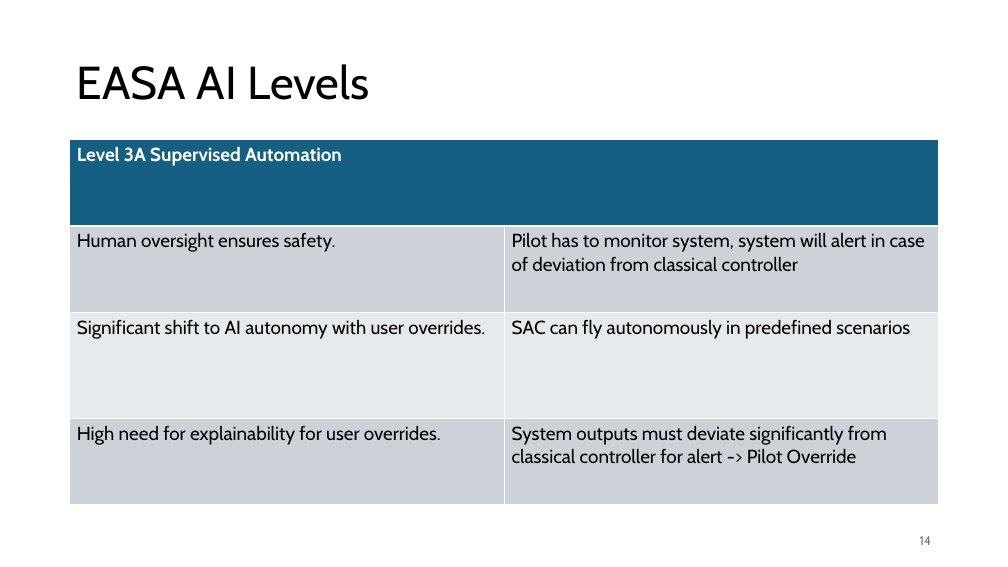
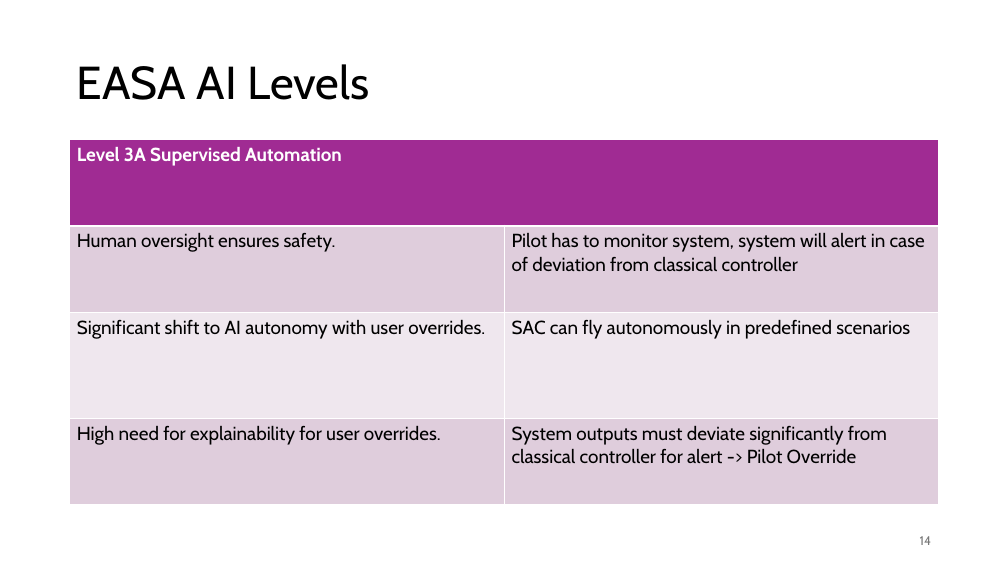
Before and after one commit to Niels149/AIASFault, a slide deck: slide 14 of AIASPres.pptx. Drawn at 1008x567 pixels with LibreOffice and Linux fonts; fonts in the diff are those of the drawing. Boxes give left, top, right and bottom in pixels: in the first picture for what was removed or moved away, otherwise in the second. Text is boxed around its words. In the diff, an @@ line names an element or a change of style, - is before the commit and + after.

```diff
--- a/AIASPres.pptx
+++ b/AIASPres.pptx
@@ table at (70,140,939,504) @@
@@ fill #156082 to #A02B93 in row 1, column 1 @@
@@ fill #CCD2D8 to #DFCDDC in 4 cells @@
@@ fill #E8EAED to #F0E8EE in row 3 @@
```
Also in this commit, not shown: 5 other slides changed, 3 slides added, 3 slides removed, 1 other file.
